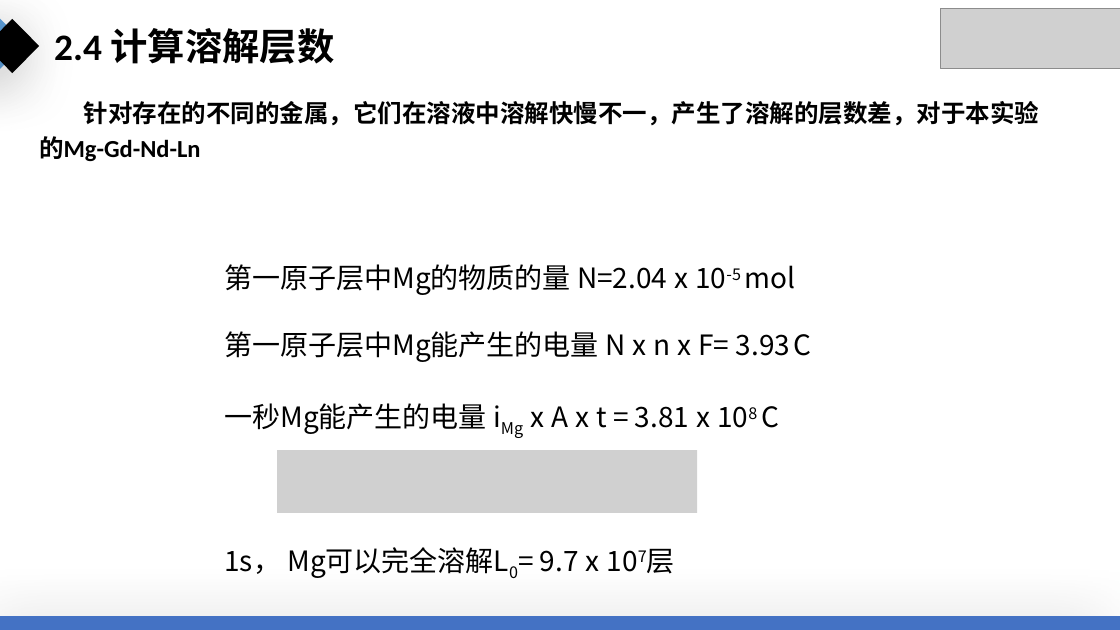
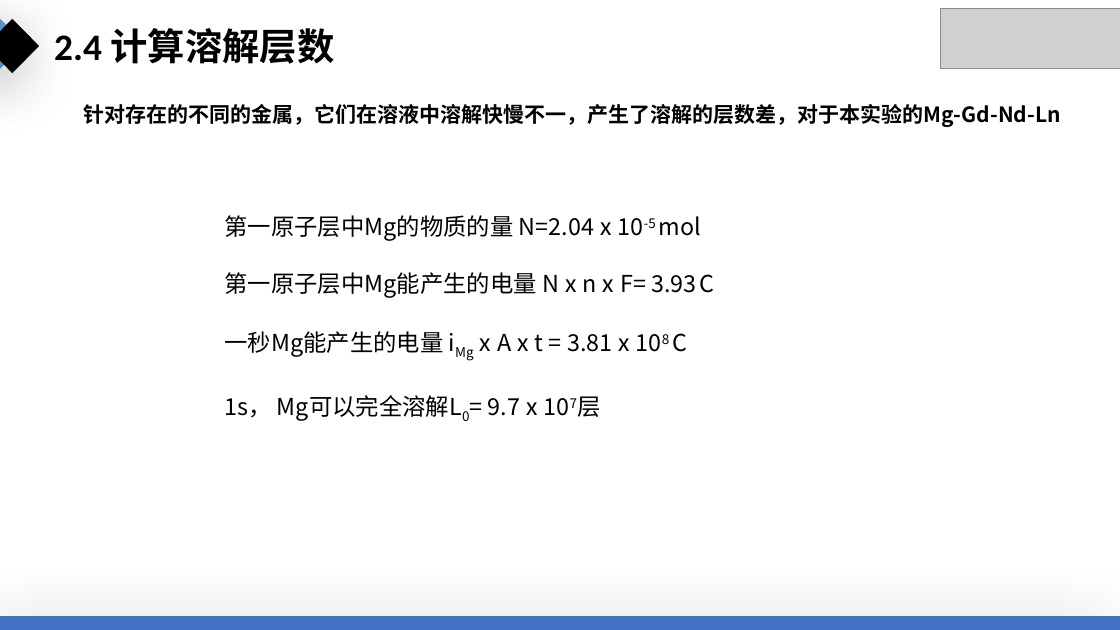
Before and after one commit to Dongboy111/bs-mid, a slide deck: slide 10 of docs/邵亚东.pptx. Drawn at 1120x630 pixels with LibreOffice and Linux fonts; fonts in the diff are those of the drawing; grey boxes stand for pictures. Boxes give left, top, right and bottom in pixels: in the first picture for what was removed or moved away, otherwise in the second. Text is boxed around its words. In the diff, an @@ line names an element or a change of style, - is before the commit and + after.

```diff
--- a/docs/邵亚东.pptx
+++ b/docs/邵亚东.pptx
@@ text "针对存在的不同的金属，它们在溶液中溶解快慢不一，产生了溶解的层数差，对于本实验的Mg-Gd-Nd-Ln" at (x1=84, y1=104, x2=1061, y2=127): size 21 to 18 pt, font Calibri to Noto Sans CJK SC @@
@@ text "第一原子层中Mg的物质的量 N=2.04ⅹ10-5 mol" moved from (x1=224, y1=264, x2=812, y2=574) to (x1=224, y1=215, x2=715, y2=418) @@
@@ text "第一原子层中Mg的物质的量 N=2.04ⅹ10-5 mol" at (x1=224, y1=215, x2=715, y2=418): size 24 to 20 pt @@
@@ picture removed at (x1=277, y1=450, x2=697, y2=513) @@
```
Also in this commit, not shown: 7 other slides changed, 2 slides added, 2 slides removed.
